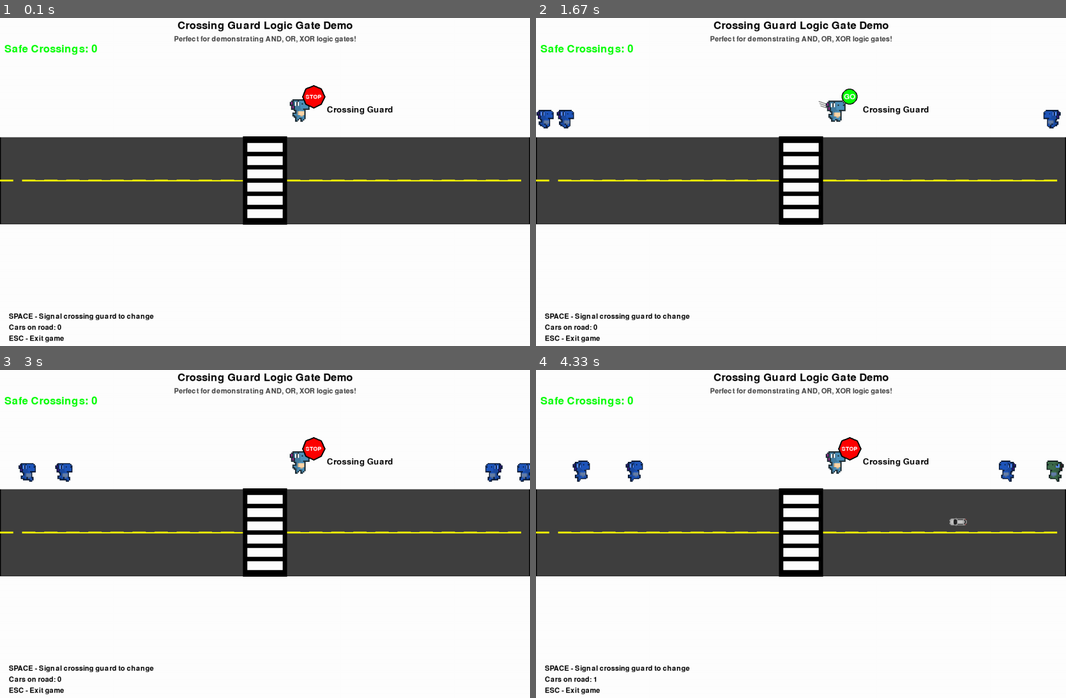
Above: before the commit, frames 1-4 (two rows, left to right).
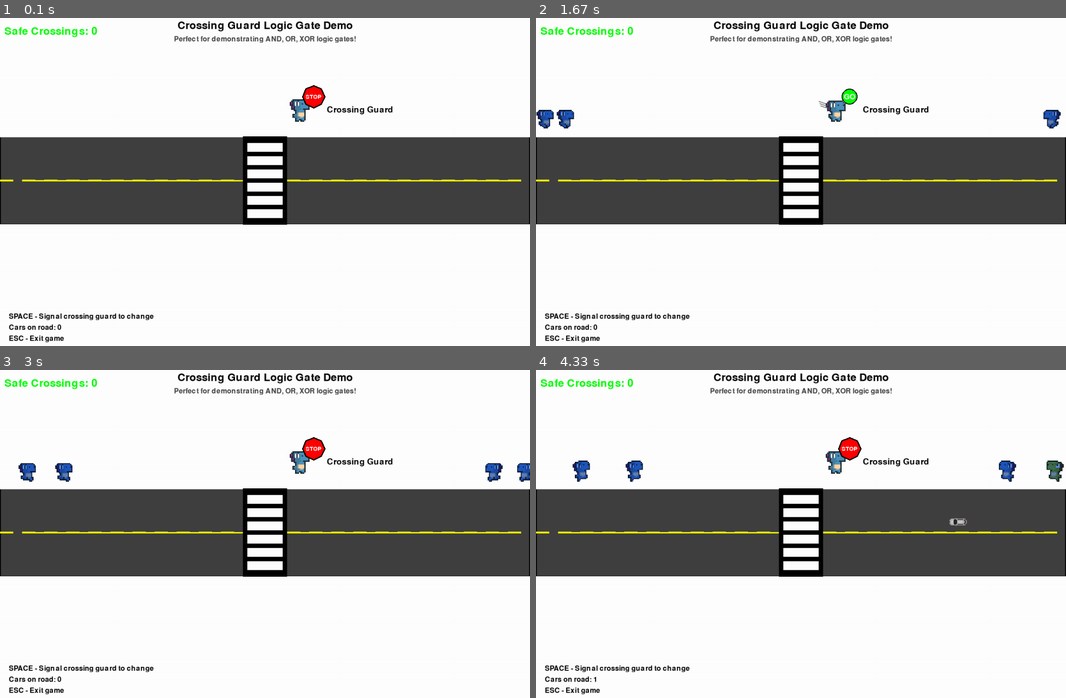
Above: after the commit, the same moments.

Repository: Ekpenga9000/traffic-crossing
Game: pygame game, started from main.py
Same seed, same stepped clock (60 frames per second), same inputs: the game is played once before the commit and once after it.
Inputs:
- Up to frame 1 (0.1 s): no input
- Up to frame 2 (1.67 s): tap Space at 0.33, 0.73, 1.03, 1.3, 1.6 s
- Up to frame 3 (3 s): tap Space at 1.8, 2.1, 2.23, 2.63, 2.93 s
- Up to frame 4 (4.33 s): tap Space at 3.3, 3.7, 4, 4.2 s

The runs differ from the first frame. In frame 1, 0.5% of the frame differs, in the area x 0-58%, y 2-32%; in frame 2, 0.5%; in frame 3, 0.5%; in frame 4, 0.5%.

Commit message:
Update the game over message.

Diff:
--- a/main.py
+++ b/main.py
@@ -91,7 +91,7 @@
         )
 
         # Create game state manager
-        self.game_state = GameState(initial_lives=3)
+        self.game_state = GameState()
 
     def handle_events(self):
         """Handle game events."""
--- a/src/components/crossing_guard.py
+++ b/src/components/crossing_guard.py
@@ -65,7 +65,7 @@
                 self.sprites['walk2'] = self.sprite_sheet.subsurface(pygame.Rect(sprite_size * 2, 0, sprite_size, sprite_size))
 
                 # Use idle for stop state, walking for go state
-                self.sprites['stop'] = self.sprites['idle']
+                self.sprites['stop'] = self.sprites['walk1']
                 self.sprites['go1'] = self.sprites['walk1']
                 self.sprites['go2'] = self.sprites['walk2']
 
--- a/src/components/game_state.py
+++ b/src/components/game_state.py
@@ -10,18 +10,14 @@
     Players lose lives when pedestrians cross while the monster is visible.
     """
 
-    def __init__(self, initial_lives=3):
-        """
-        Initialize the game state.
-
-        Args:
-            initial_lives (int): Number of lives to start with (default: 3)
-        """
-        self.initial_lives = initial_lives
-        self.lives = initial_lives
+    def __init__(self):
+        """
+        Initialize the game state for single-chance gameplay.
+        """
         self.score = 0
         self.game_over = False
         self.game_won = False
+        self.game_over_reason = None  # Track the reason for game over
 
         # Font for displaying text
         pygame.font.init()
@@ -42,19 +38,16 @@
 
     def lose_life(self, reason="Unknown"):
         """
-        Remove one life from the player.
-
-        Args:
-            reason (str): Reason for losing life (for debugging/feedback)
+        Trigger immediate game over (single-chance gameplay).
+
+        Args:
+            reason (str): Reason for game over (for debugging/feedback)
         """
         if not self.game_over:
-            self.lives -= 1
+            self.game_over = True
+            self.game_over_reason = reason
             self.life_lost_timer = self.life_lost_duration
-            print(f"Life lost! Reason: {reason}. Lives remaining: {self.lives}")
-
-            if self.lives <= 0:
-                self.game_over = True
-                print("Game Over! No lives remaining.")
+            print(f"Game Over! Reason: {reason}")
 
     def add_score(self, points):
         """
@@ -173,10 +166,10 @@
 
     def reset_game(self):
         """Reset the game to initial state."""
-        self.lives = self.initial_lives
         self.score = 0
         self.game_over = False
         self.game_won = False
+        self.game_over_reason = None
         self.pedestrians_crossed_safely = 0
         self.total_crossings_attempted = 0
         self.life_lost_timer = 0
@@ -188,10 +181,6 @@
         """Check if the game is over."""
         return self.game_over
 
-    def get_lives(self):
-        """Get current number of lives."""
-        return self.lives
-
     def get_score(self):
         """Get current score."""
         return self.score
@@ -203,21 +192,15 @@
         Args:
             surface (pygame.Surface): Surface to draw on
         """
-        # Draw lives counter
-        lives_text = f"Lives: {self.lives}"
-        lives_color = RED if self.life_lost_timer > 0 else WHITE
-        lives_surface = self.font.render(lives_text, True, lives_color)
-        surface.blit(lives_surface, (10, 10))
-
-        # Draw score
+        # Draw score (moved up to replace lives position)
         score_text = f"Score: {self.score}"
         score_surface = self.font.render(score_text, True, WHITE)
-        surface.blit(score_surface, (10, 50))
-
-        # Draw safe crossings counter
+        surface.blit(score_surface, (10, 10))
+
+        # Draw safe crossings counter (moved up)
         crossings_text = f"Safe Crossings: {self.pedestrians_crossed_safely}"
         crossings_surface = self.font.render(crossings_text, True, GREEN)
-        surface.blit(crossings_surface, (10, 90))
+        surface.blit(crossings_surface, (10, 50))
 
         # Draw game over screen
         if self.game_over:
@@ -245,9 +228,12 @@
             restart_rect = restart_surface.get_rect(center=(SCREEN_WIDTH//2, SCREEN_HEIGHT//2 + 50))
             surface.blit(restart_surface, restart_rect)
 
-        # Draw flashing warning when life is lost
+        # Draw flashing warning when collision detected (different messages based on reason)
         if self.life_lost_timer > 0 and self.life_lost_timer % 10 < 5:  # Flash effect
-            warning_text = "DANGER! Pedestrian crossed while monster was visible!"
+            if self.game_over_reason and "crossing guard" in self.game_over_reason.lower():
+                warning_text = "GAME OVER! Pedestrian was in flowing traffic."
+            else:
+                warning_text = "GAME OVER! The monster got the pedestrian."
             warning_surface = self.font.render(warning_text, True, RED)
             warning_rect = warning_surface.get_rect(center=(SCREEN_WIDTH//2, 150))
             surface.blit(warning_surface, warning_rect)
